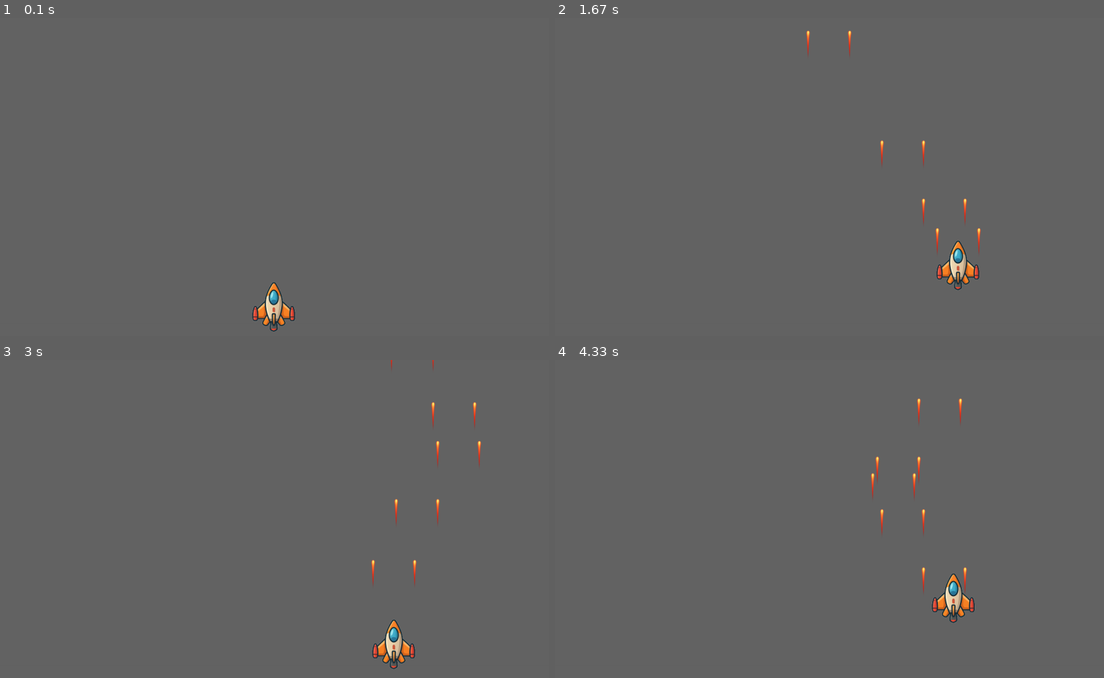
Above: before the commit, frames 1-4 (two rows, left to right).
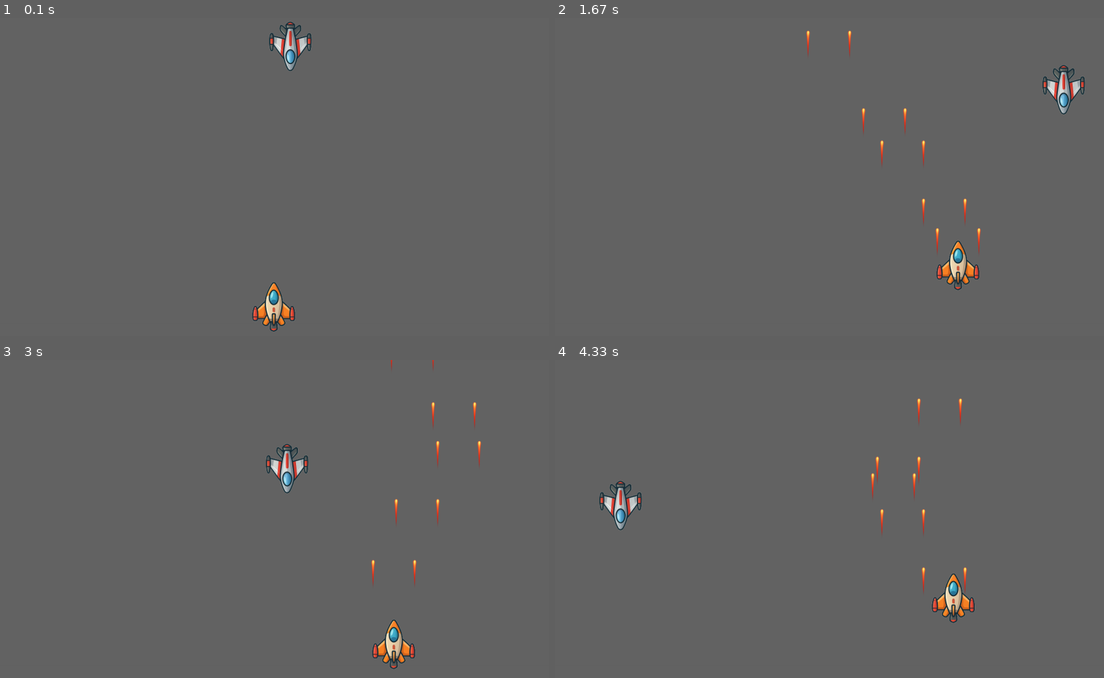
Above: after the commit, the same moments.

Repository: JamceChen/pygame10926323
Game: pygame game, started from code/main.py
Two runs of this game, one before a commit and one after it. Both use one fixed random seed, a clock stepped at 60 frames per second and the inputs below.
Inputs:
- Up to frame 1 (0.1 s): no input
- Up to frame 2 (1.67 s): hold Space 0.33-0.8 s; hold D 0.33-0.8 s; hold D 0.83-1.3 s; tap Space at 0.9, 1.2, 1.4 s; hold W 1.33-1.63 s
- Up to frame 3 (3 s): hold D 1.67-2.13 s; tap Space at 1.73, 2.03, 2.23, 2.53, 2.8 s; hold A 2.17-2.7 s; hold S from 2.73 s (still down)
- Up to frame 4 (4.33 s): release S at 3.03 s; hold A 3.07-3.47 s; tap Space at 3.13, 3.43, 3.57, 3.97, 4.27 s; hold W 3.5-3.87 s; hold D from 3.9 s (still down)

The runs differ from the first frame. In frame 1, 0.6% of the frame differs, in the area x 48-57%, y 1-17%; in frame 2, 0.6%, in the area x 55-97%, y 14-37%; in frame 3, 0.6%; in frame 4, 0.6%.

Commit message:
增加敵軍 自動移動
尚未增加碰撞 子彈碰撞 以及多個敵軍串列

Diff:
--- /dev/null
+++ b/code/enemy.py
@@ -0,0 +1,82 @@
+from pathlib import Path
+from typing import Union
+import pygame
+from pygame.surface import Surface, SurfaceType
+from gameobject import GameObject
+import math
+
+class Enemy(GameObject):
+    # 建構式， playground為必要參數
+    def __init__(self, playground, xy=None, sensitivity=1, scale_factor=0.3):
+        GameObject.__init__(self, playground)
+        self._moveScale = 0.5 * sensitivity
+        __parent_path = Path(__file__).parents[1]
+        self.__enemy_path = __parent_path/'assets'/'images'/'enemy.png'
+        self._image = pygame.image.load(self.__enemy_path)
+
+        original_width = self._image.get_rect().width
+        original_height = self._image.get_rect().height
+        new_width = int(original_width * scale_factor)
+        new_height = int(original_height * scale_factor)
+
+        # 縮放圖片
+        self._image = pygame.transform.smoothscale(self._image, (new_width, new_height))
+        self._image = pygame.transform.flip(self._image, False, True)  # 垂直翻轉（180 度）
+
+        if xy is None:
+            self._x = (self._playground[0] - self._image.get_rect().w) / 2  # 水平置中
+            self._y = -self._image.get_rect().h  # 在畫面上方之外
+        else:
+            self._x = xy[0]
+            self._y = xy[1]
+
+        self._vx = 3  # 水平速度，每次 update 移動 3 像素
+
+        # 更新中心點及碰撞半徑
+        self._center = (self._x + self._image.get_rect().w/2, self._y + self._image.get_rect().h/2)
+        self._radius = 0.3 * math.hypot(self._image.get_rect().w, self._image.get_rect().h)
+
+        # 設定物件邊界
+        self._objectBound = (
+            0,  # 左邊界
+            self._playground[0] - self._image.get_rect().w,  # 右邊界
+            0,  # 上邊界
+            self._playground[1] - self._image.get_rect().h  # 下邊界
+        )
+
+        # 初始化碰撞狀態
+        self._collided = False
+        self._hp = 100  # 添加生命值
+        self.availble = True  # 設定為可用
+
+    def update(self):
+        GameObject.update(self)
+        # 自己往下移動
+        self._y += 0.5
+
+        # 左右自動移動
+        self._x += self._vx
+
+        # 邊界檢查與反彈
+        if self._x <= self._objectBound[0]:  # 碰到左邊界
+            self._x = self._objectBound[0]  # 修正位置，避免卡在邊界外
+            self._vx = -self._vx  # 水平反彈
+        elif self._x >= self._objectBound[1]:  # 碰到右邊界
+            self._x = self._objectBound[1]  # 修正位置，避免卡在邊界外
+            self._vx = -self._vx  # 水平反彈
+
+        # 更新中心點
+        self._center = (self._x + self._image.get_rect().w / 2, self._y + self._image.get_rect().h / 2)
+
+    def collision_detect(self, enemies):
+        for m in enemies:
+            # 避免與自己碰撞檢測
+            if m is self:
+                continue
+
+            if self._collided_(m):
+                self._hp -= 10
+                self._collided = True
+                m._hp = -1  # 修正：使用底線前綴
+                m._collided = True  # 修正：使用底線前綴
+                m.availble = False
--- a/code/main.py
+++ b/code/main.py
@@ -6,7 +6,7 @@
 from gameobject import GameObject
 from player import Player
 from mymissile import MyMissile
-
+from enemy import Enemy
 
 #初始化pygame 系統
 pygame.init()
@@ -17,6 +17,7 @@
 
 clock = pygame.time.Clock()
 player = Player(playground=playground, sensitivity=config.movingScale)
+enemy = Enemy(playground=playground, sensitivity=config.movingScale)
 #tilte
 pygame.display.set_caption(config.window_title)
 
@@ -31,7 +32,12 @@
 keyCountX = 0
 keyCountY = 0
 
+#建立物件串列
 Missiles = []
+enemys = []
+
+#建立事件編號
+launchMissile = pygame.USEREVENT + 1
 
 #設定迴圈讓視窗保持更新
 while config.running:
@@ -40,16 +46,26 @@
         if event.type == pygame.QUIT:
             config.running = False
 
+        if event.type == launchMissile:
+            m_x = player._x - 50
+            m_y = player._y
+            Missiles.append(MyMissile(xy=(m_x, m_y), playground=playground,sensitivity=config.movingScale))
+            m_x = player._x + 40
+            Missiles.append(MyMissile(xy=(m_x, m_y), playground=playground,sensitivity=config.movingScale))
+
         if event.type == pygame.KEYDOWN:
             if event.key == pygame.K_a:
                 keyCountX += 1
                 player.to_the_left()
+
             if event.key == pygame.K_d:
                 keyCountX += 1
                 player.to_the_right()
+
             if event.key == pygame.K_s:
                 keyCountY += 1
                 player.to_the_bottom()
+
             if event.key == pygame.K_w:
                 keyCountY += 1
                 player.to_the_top()
@@ -60,6 +76,7 @@
                 Missiles.append(MyMissile(xy = (m_x,m_y),playground=playground, sensitivity=config.movingScale))
                 m_x = player.x + 40
                 Missiles.append(MyMissile(playground, (m_x,m_y),config.movingScale)) #若未指定參數需按照宣告順序
+                pygame.time.set_timer(launchMissile,400) #之後每400ms發射一組
 
         if event.type == pygame.KEYUP:
             if event.key == pygame.K_a or event.key == pygame.K_d:
@@ -68,6 +85,7 @@
                     player.stop_x()
                 else:
                     keyCountX -= 1
+
             if event.key == pygame.K_s or event.key == pygame.K_w:
                 if keyCountY == 1:
                     keyCountY = 0
@@ -75,12 +93,21 @@
                 else:
                     keyCountY -= 1
 
+            if event.key == pygame.K_SPACE:
+                pygame.time.set_timer(launchMissile, 0) #停止發射
+
     screen.blit(background,(0,0))
     Missiles = [item for item in Missiles if item._availble]
     for m in Missiles:
         m.update()
         screen.blit(m._image,(m.x+3, m.y))
 
+    enemys= [item for item in enemys  if item._availble]
+    for m in enemys:
+        m.update()
+        screen.blit(m._image,(m.x+3, m.y))
+    enemy.update()
+    screen.blit(enemy._image, (enemy.x, enemy.y))
     player.update()
     screen.blit(player._image, (player.x, player.y))
     #更新螢幕狀態
--- a/code/mymissile.py
+++ b/code/mymissile.py
@@ -2,8 +2,9 @@
 import pygame
 from gameobject import GameObject
 
-
+#飛彈類別
 class MyMissile(GameObject):
+    #建構式
     def __init__(self,playground,xy,sensitivity = 1, scale_factor = 0.1):
         GameObject.__init__(self, playground)
         __parent_path = Path(__file__).parents[1]
Renamed: assets/images/2.png -> assets/images/enemy.png
